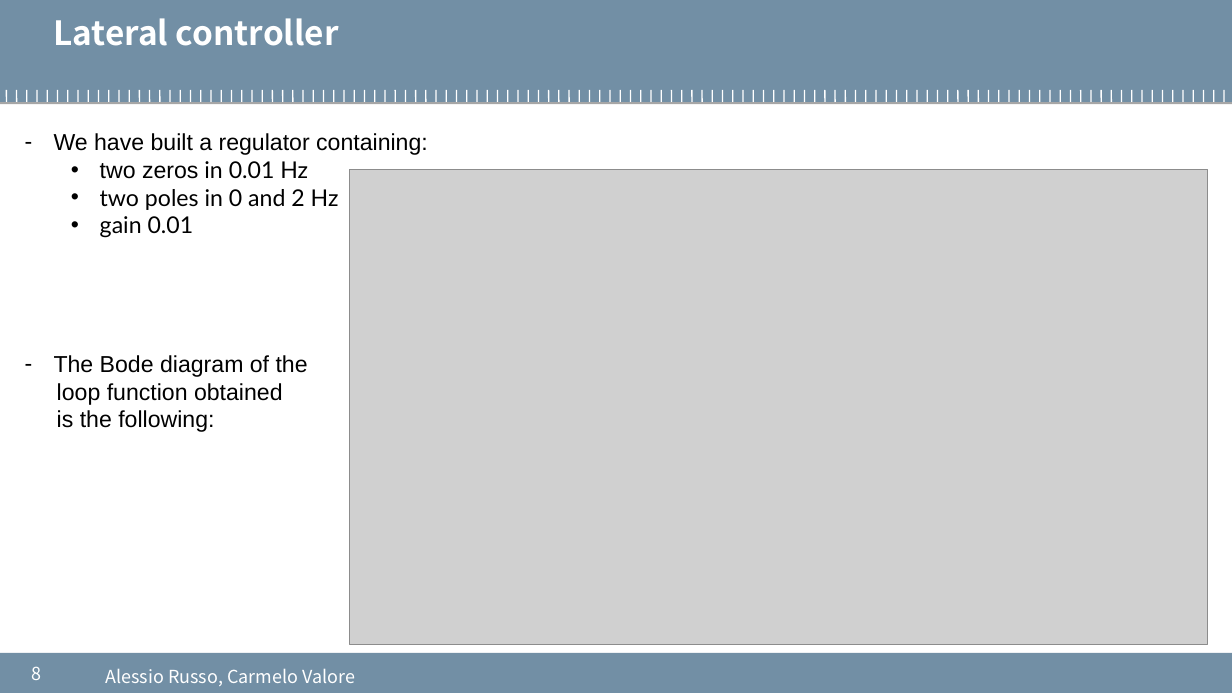
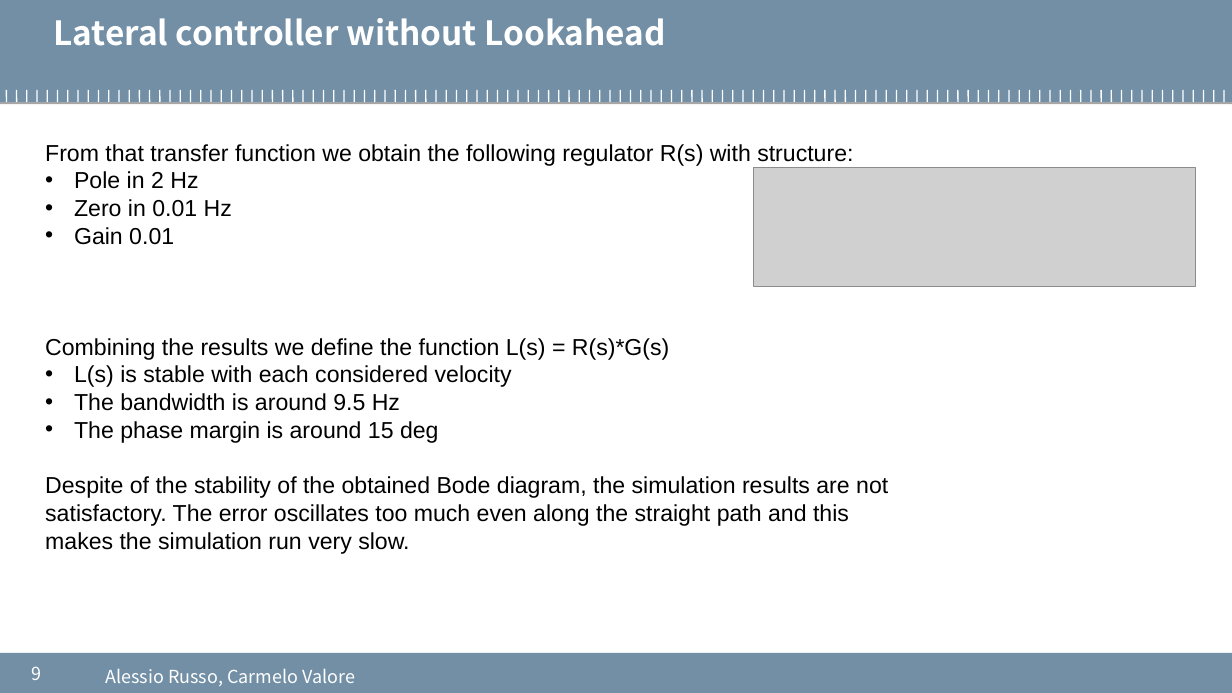
Before and after one commit to cvalore/mida2-project, a slide deck: slide 9 of presentations/20200907_meeting7.pptx (slide 8 before the commit). Drawn at 1232x693 pixels with LibreOffice and Linux fonts; fonts in the diff are those of the drawing; grey boxes stand for pictures; background and template pictures are left out. Boxes give left, top, right and bottom in pixels: in the first picture for what was removed or moved away, otherwise in the second. Text is boxed around its words. In the diff, an @@ line names an element or a change of style, - is before the commit and + after.

```diff
--- a/presentations/20200907_meeting7.pptx
+++ b/presentations/20200907_meeting7.pptx
@@ text at (x1=53, y1=18, x2=667, y2=46): text changed @@
-Lateral controller
+Lateral controller without Lookahead
@@ text added at (x1=45, y1=144, x2=888, y2=554), 18 pt, text #000000 @@
+From that transfer function we obtain the following regulator R(s) with structure:
+• Pole in 2 Hz
+• Zero in 0.01 Hz
+• Gain 0.01
+Combining the results we define the function L(s) = R(s)*G(s)
+• L(s) is stable with each considered velocity
+• The bandwidth is around 9.5 Hz
+• The phase margin is around 15 deg
+Despite of the stability of the obtained Bode diagram, the simulation results are not satisfactory. The error oscillates too much even along the straight path and this makes the simulation run very slow.
@@ text removed at (x1=54, y1=133, x2=428, y2=432) @@
-– We have built a regulator containing:
-  • two zeros in 0.01 Hz
-  • two poles in 0 and 2 Hz
-  • gain 0.01
-– The Bode diagram of the
-loop function obtained
-is the following:
@@ picture removed at (x1=350, y1=169, x2=1209, y2=644) @@
@@ picture added at (x1=754, y1=168, x2=1196, y2=287) @@
@@ page number at (x1=31, y1=666, x2=41, y2=680): text changed @@
-8
+9
```
Also in this commit, not shown: 8 other slides changed, 12 slides added, 1 slide removed, 1 other file.
